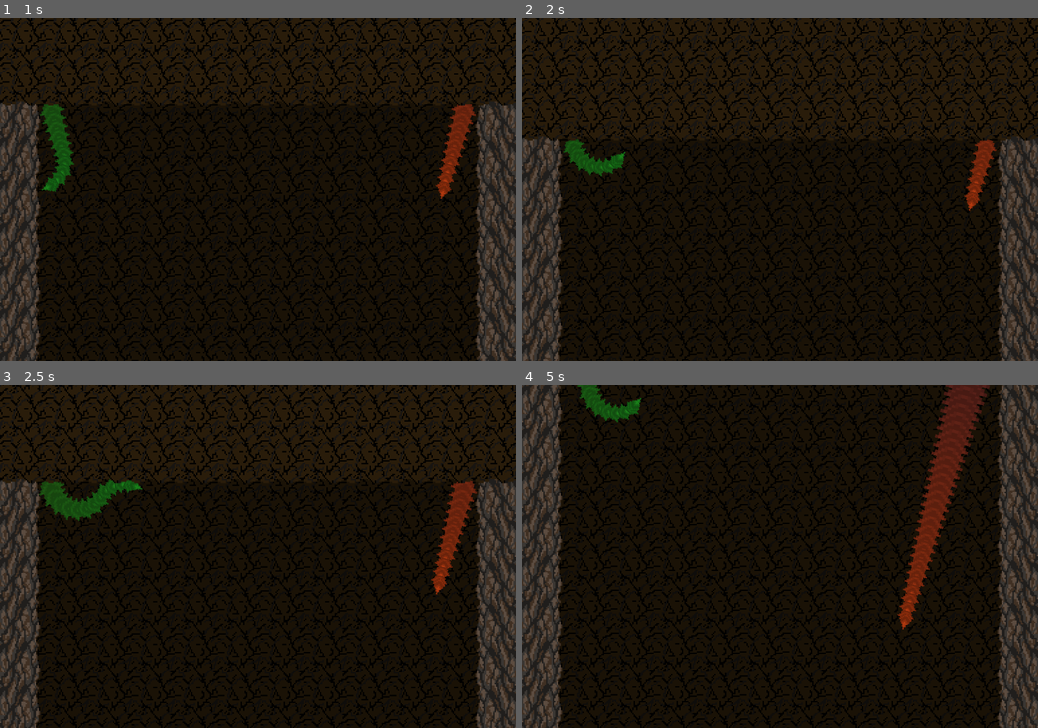
Above: before the commit, frames 1-4 (two rows, left to right).
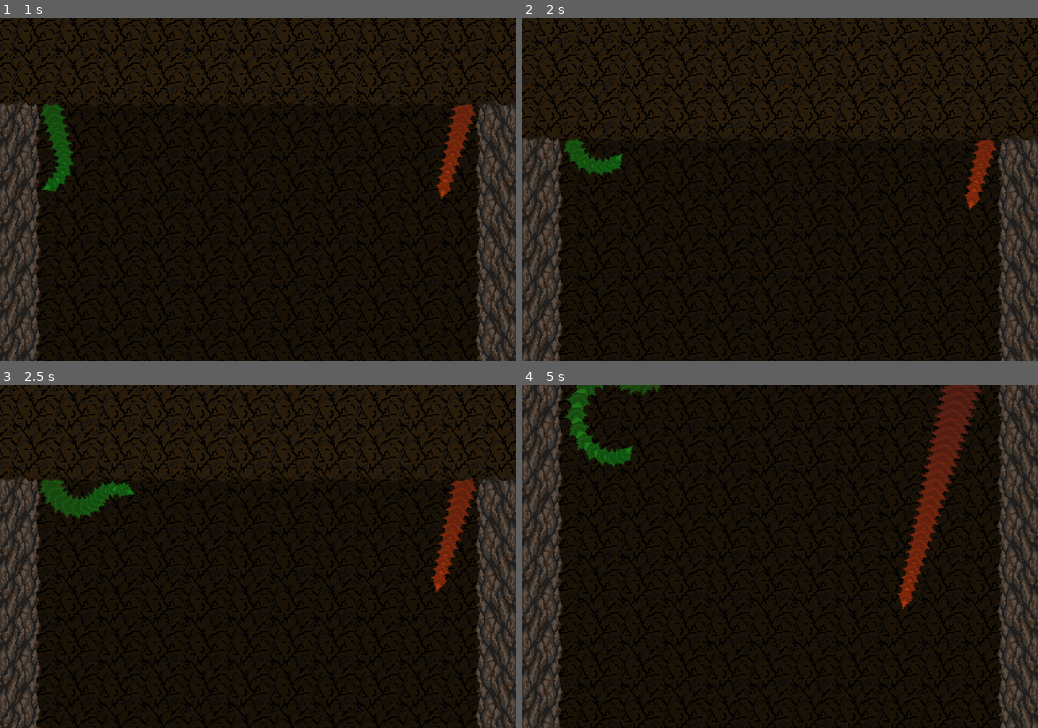
Above: after the commit, the same moments.

Repository: mark-chimes/rootsnake
Game: Godot game, scene res://main.tscn
Same seed, same stepped clock (60 frames per second), same inputs: the game is played once before the commit and once after it.
Inputs:
- Up to frame 1 (1 s): tap Enter (action_restart) at 0.5 s; hold Right (p1_right) from 0.53 s (still down)
- Up to frame 2 (2 s): tap Enter (action_restart) at 1.25 s; release Right (p1_right) at 1.28 s; hold Left (p1_left) from 1.28 s (still down)
- Up to frame 3 (2.5 s): release Left (p1_left) at 2.03 s; hold Right (p1_right) from 2.03 s (still down)
- Up to frame 4 (5 s): release Right (p1_right) at 3.53 s; hold Left (p1_left) from 3.53 s (still down)

Frame 1 is identical in both runs. In frame 2, 2.0% of the frame differs, in the area x 0-100%, y 2-100%; in frame 3, 23%; in frame 4, 30%, in the area x 0-100%, y 0-100%.

Commit message:
Top player can catch up to bottom player.

Diff:
--- a/game_control.gd
+++ b/game_control.gd
@@ -18,6 +18,14 @@
 	$trail.num_players = num_players
 	if num_players == 1:
 		$snakehead2.queue_free()
+		$snakehead1.start_game()
+	else:
+		$snakehead1.num_players = 2
+		$snakehead2.num_players = 2
+		$snakehead1.other_player = $snakehead2
+		$snakehead2.other_player = $snakehead1
+		$snakehead1.start_game()
+		$snakehead2.start_game()
 	$CameraControl.start_game()
 	$trail.start_game()
 
--- a/snakehead.gd
+++ b/snakehead.gd
@@ -6,12 +6,21 @@
 
 var turn_speed = 180.0
 
+var num_players = 1
+var other_player = null
+
 export var is_control_inverted = false
 
 export var action_left = "p1_left"
 export var action_right = "p1_right"
 export var angle = 75
 export var display_name = "DEFAULT"
+
+const MAX_DIST = 200.0
+const MIN_DIST = 4.0
+
+func start_game():
+	pass
 
 func _process(delta):
 	if is_control_inverted:
@@ -24,7 +33,6 @@
 			angle += turn_speed * delta
 		elif Input.is_action_pressed(action_left):
 			angle -= turn_speed * delta
-	# position.x += rand_range(-20*delta,20*delta)
 
 	if angle > 360:
 		angle -= 360
@@ -33,8 +41,17 @@
 	rotation_degrees = angle
 
 func _physics_process(delta):
-	position += Vector2(1, 0).rotated(deg2rad(angle)) * VEL * delta
+	var vel = VEL
+	if num_players == 1:
+		position += Vector2(1, 0).rotated(deg2rad(angle)) * VEL * delta
+	else:
+		if other_player.position.y > position.y + MIN_DIST:
+			var vertical_component = sin(deg2rad(angle))
+			var dist_ratio = (other_player.position.y + MIN_DIST*2 - position.y)/MAX_DIST
+			print(dist_ratio)
+			vel = VEL*(1 + sqrt(dist_ratio) * vertical_component)
 
+		position += Vector2(1, 0).rotated(deg2rad(angle)) * vel * delta
 
 func _on_Area2D_area_entered(area):
 	print(str(display_name) + "Collision!")
